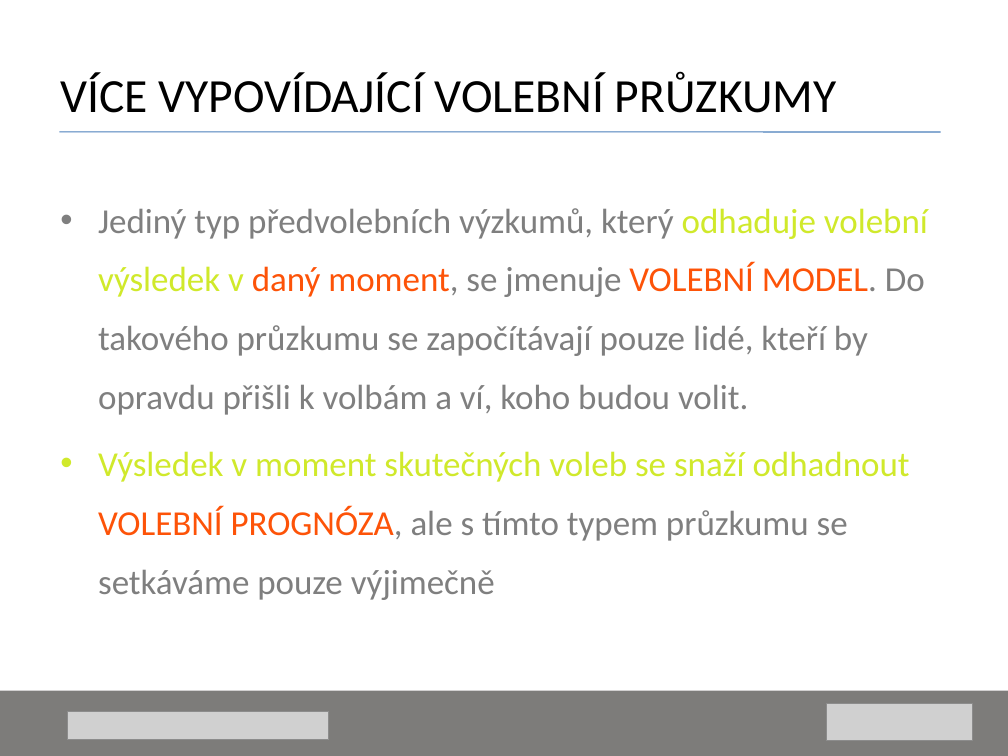
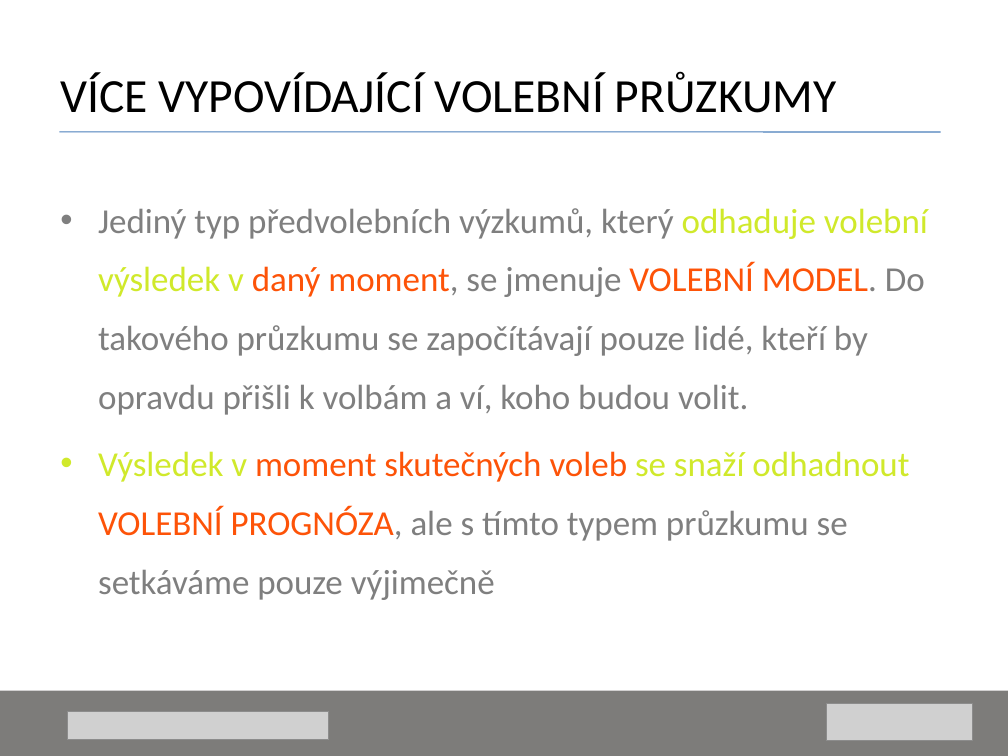
Before and after one commit to KohoVolit/vaa2012-2, a slide deck: slide 17 of www/docs/prezentace-2013.pps. Drawn at 1008x756 pixels with LibreOffice and Linux fonts; fonts in the diff are those of the drawing; grey boxes stand for pictures. Boxes give left, top, right and bottom in pixels: in the first picture for what was removed or moved away, otherwise in the second. Text is boxed around its words. In the diff, an @@ line names an element or a change of style, - is before the commit and + after.

```diff
--- a/www/docs/prezentace-2013.pps
+++ b/www/docs/prezentace-2013.pps
@@ text at [98, 451, 909, 600]: text colour #D0E92B to #FD5308 in "moment skutečných voleb" @@
```
Also in this commit, not shown: 3 other slides changed.
